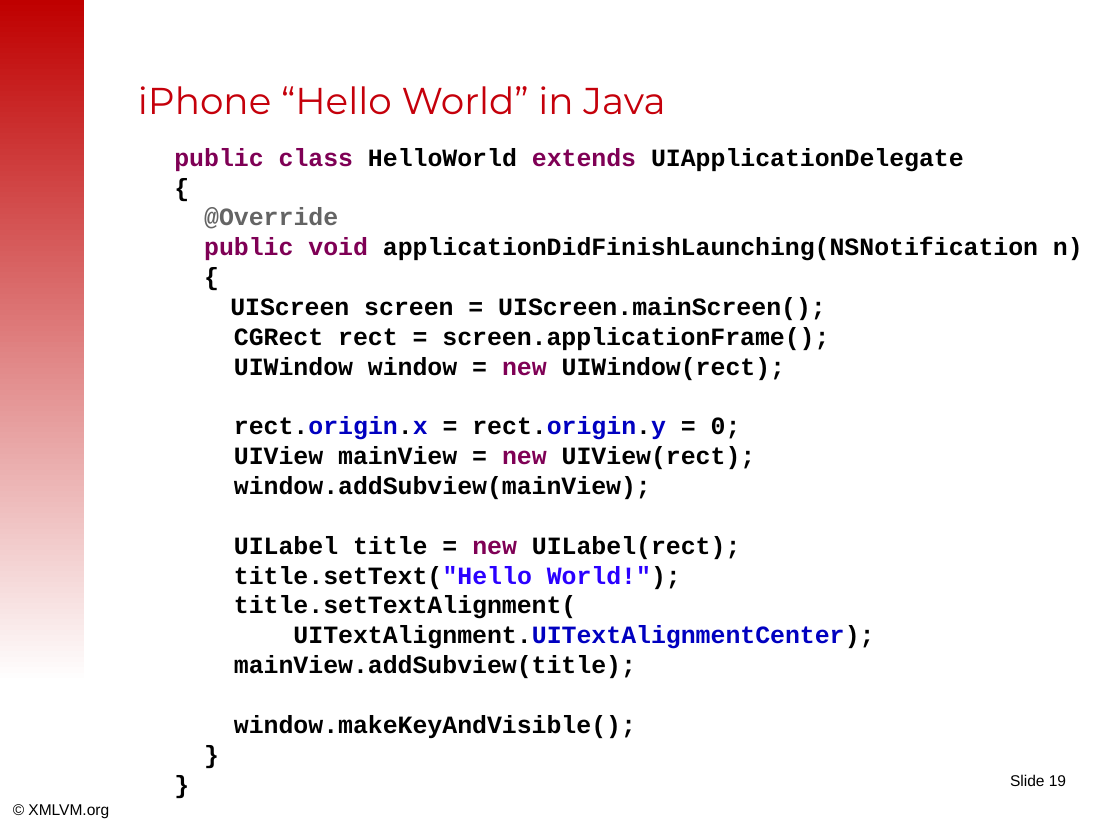
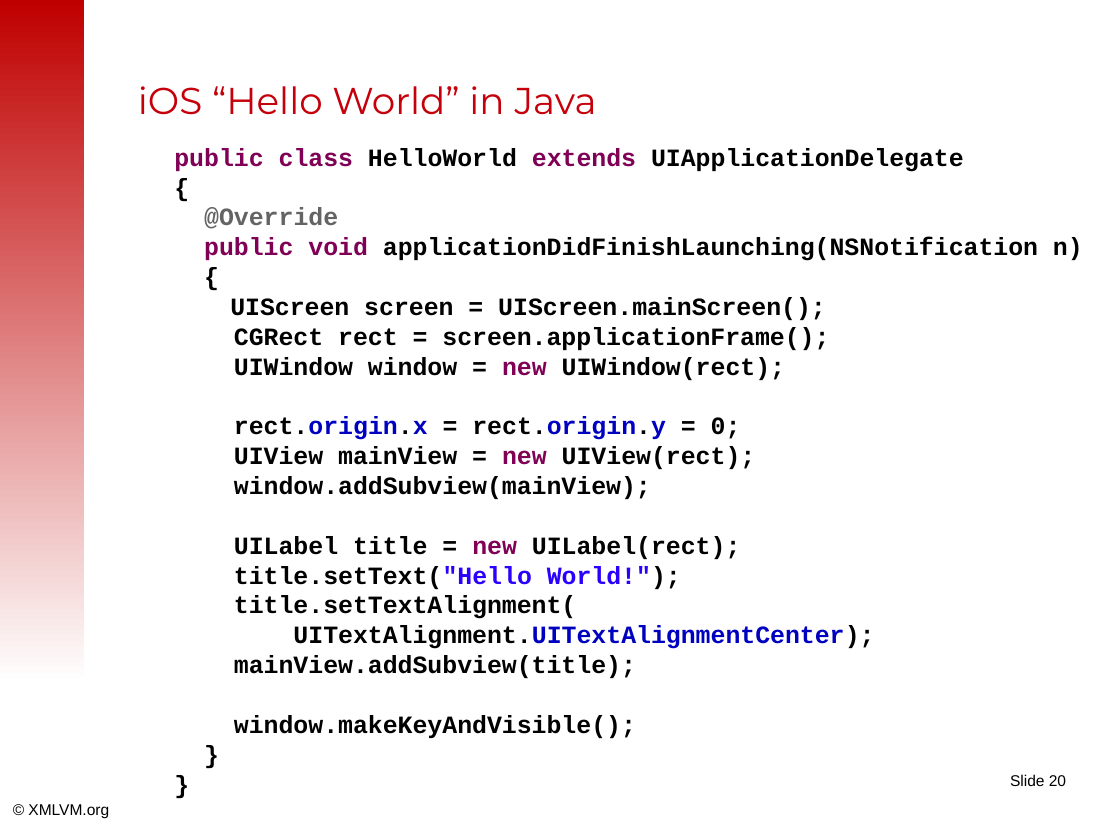
Before and after one commit to tisoft/xmlvm, a slide deck: slide 20 of doc/slides/android2iphone-master.odp (slide 19 before the commit). Drawn at 1120x840 pixels with LibreOffice and Linux fonts; fonts in the diff are those of the drawing; background and template pictures are left out. Boxes give left, top, right and bottom in pixels: in the first picture for what was removed or moved away, otherwise in the second. Text is boxed around its words. In the diff, an @@ line names an element or a change of style, - is before the commit and + after.

```diff
--- a/doc/slides/android2iphone-master.odp
+++ b/doc/slides/android2iphone-master.odp
@@ title at bbox=[138, 86, 597, 115]: text changed @@
-iPhone “Hello World” in Java
+iOS “Hello World” in Java
@@ page number at bbox=[1010, 774, 1066, 786]: text changed @@
-Slide 19
+Slide 20
```
Also in this commit, not shown: 13 other slides changed, 4 slides added, 3 slides removed.
